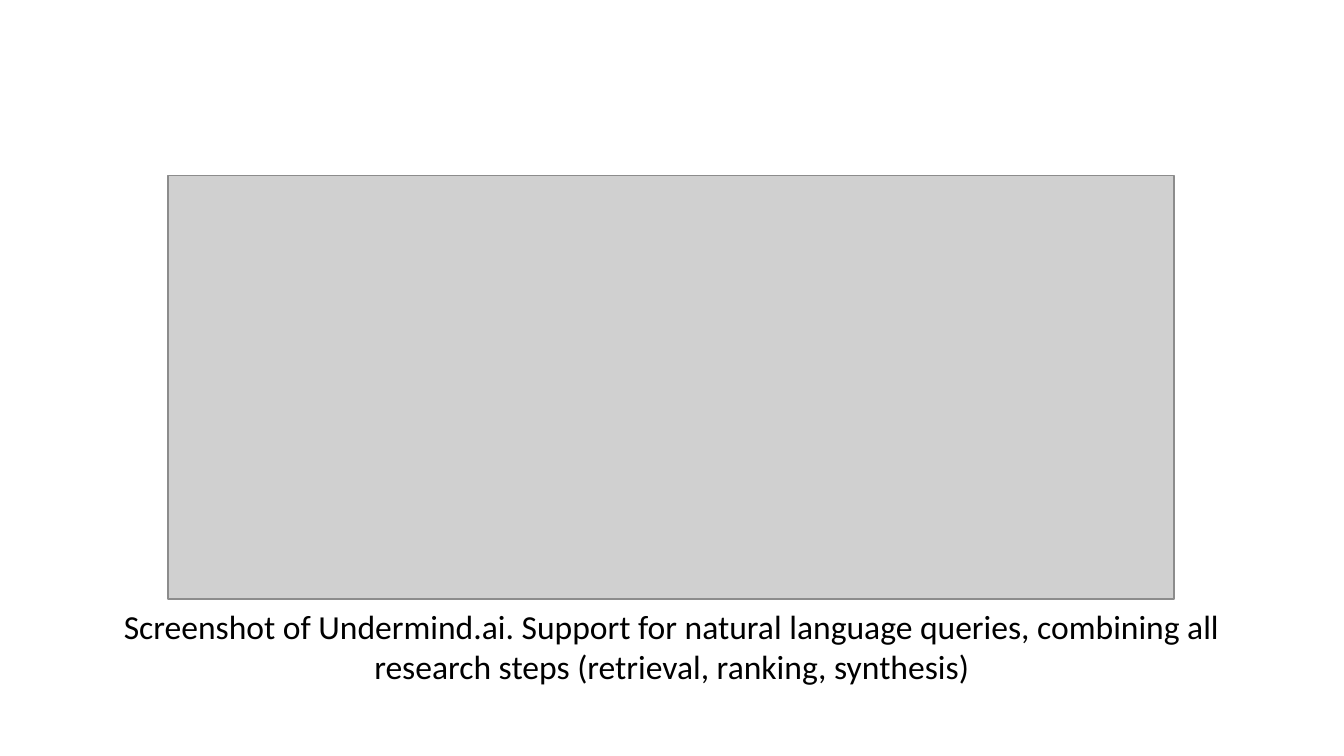
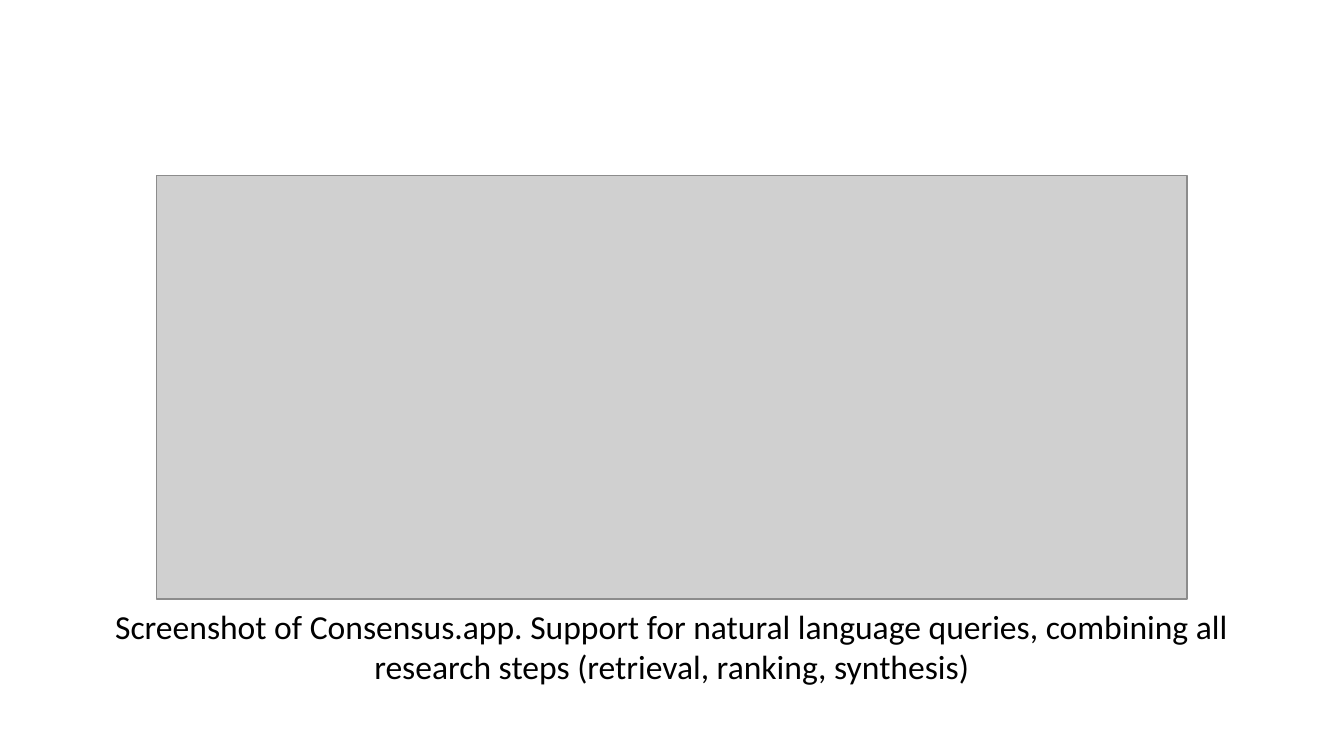
Before and after one commit to alexiaschn/blog, a slide deck: slide 6 of docs/slides/26-07-30_DH26_IEML-RS.pptx (slide 5 before the commit). Drawn at 1344x756 pixels with LibreOffice and Linux fonts; fonts in the diff are those of the drawing; grey boxes stand for pictures. Boxes give left, top, right and bottom in pixels: in the first picture for what was removed or moved away, otherwise in the second. Text is boxed around its words. In the diff, an @@ line names an element or a change of style, - is before the commit and + after.

```diff
--- a/docs/slides/26-07-30_DH26_IEML-RS.pptx
+++ b/docs/slides/26-07-30_DH26_IEML-RS.pptx
@@ picture: place and size @@
-picture at (168,176,1175,599)
+picture at (157,176,1188,599)
@@ text at (115,615,1227,685): text changed @@
-Screenshot of Undermind.ai. Support for natural language queries, combining all research steps (retrieval, ranking, synthesis)
+Screenshot of Consensus.app. Support for natural language queries, combining all research steps (retrieval, ranking, synthesis)
```
Also in this commit, not shown: 12 other slides changed, 3 slides added, 1 slide removed, 22 other files.
